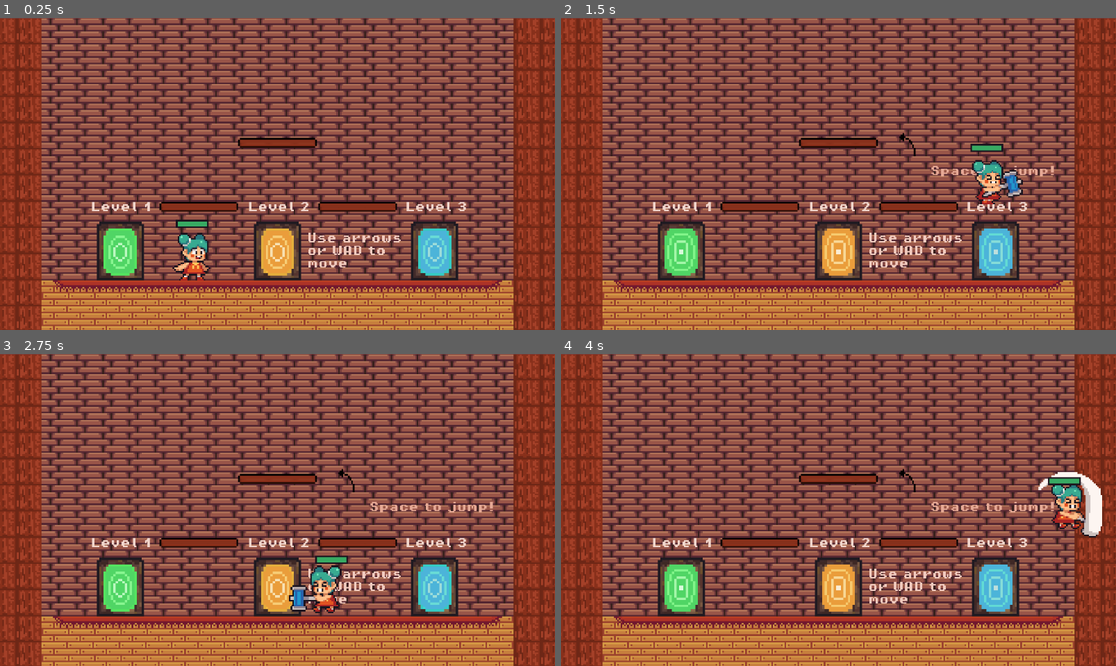
Above: before the commit, frames 1-4 (two rows, left to right).
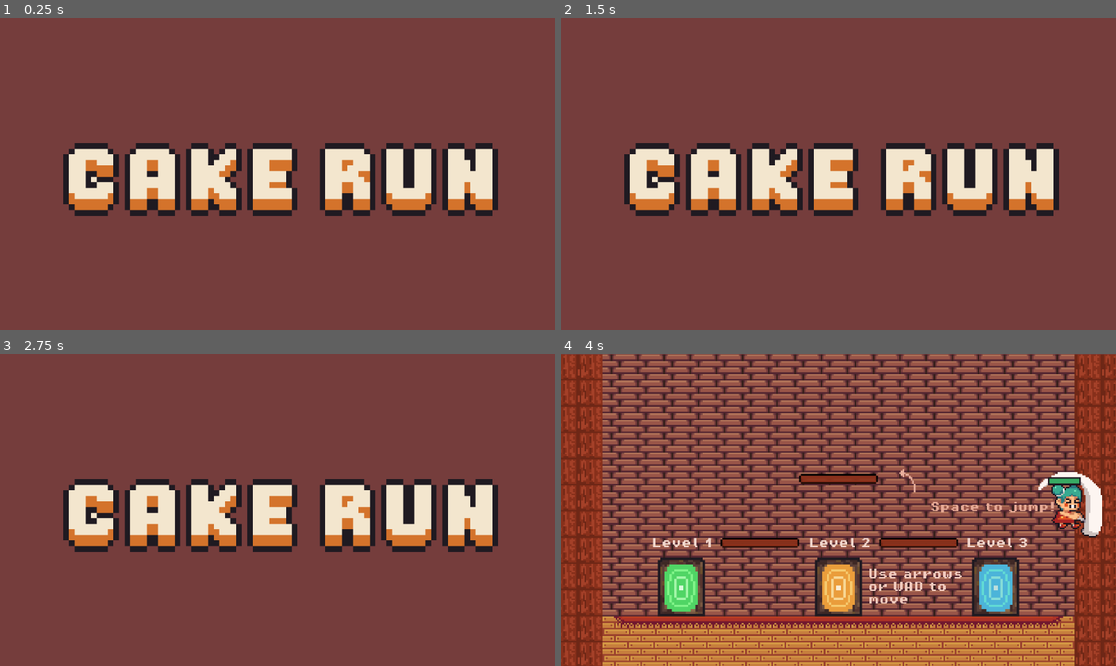
Above: after the commit, the same moments.

Repository: CakeRun/Vaerkstedsuge.github-brug-denne
Game: Godot game, scene res://main_scenes/tutroial_scene/MainTutorialScene.tscn
The game is run twice, just before and just after one commit, with the same random seed, the same clock (stepped at 60 frames per second) and the same inputs.
Inputs:
- Up to frame 1 (0.25 s): no input
- Up to frame 2 (1.5 s): hold D (move_right) from 0.53 s (still down); tap X (attack) at 0.6 s; tap Space (jump) at 0.77 s; tap E (enter) at 1.35 s
- Up to frame 3 (2.75 s): tap Space (jump) at 1.52 s; release D (move_right) at 2.03 s; hold A (move_left) from 2.03 s (still down); tap X (attack) at 2.1 s
- Up to frame 4 (4 s): release A (move_left) at 2.78 s; hold D (move_right) from 2.78 s (still down); tap E (enter) at 2.85 s; tap Space (jump) at 3.02, 3.77 s; tap X (attack) at 3.6 s

The runs differ from the first frame. In frame 1, 89% of the frame differs, in the area x 0-100%, y 0-100%; in frame 2, 89%; in frame 3, 89%; in frame 4, less than 0.1%.

Commit message:
tutorial_scene_start titel + lidt detaljer

Diff:
--- a/GoDot/main_scenes/tutroial_scene/MainTutorialScene.tscn
+++ b/GoDot/main_scenes/tutroial_scene/MainTutorialScene.tscn
@@ -12,6 +12,7 @@
 [ext_resource type="AudioStream" uid="uid://bgxs2yi0mjy8f" path="res://audio/Dreamy.wav" id="9_qfy2q"]
 [ext_resource type="PackedScene" uid="uid://dh8bp7kym6e2q" path="res://platformMainTutorial.tscn" id="10_djpel"]
 [ext_resource type="Texture2D" uid="uid://cr8kcx2n13453" path="res://Graphics/placeholders/arrow.png" id="12_ga3gh"]
+[ext_resource type="Texture2D" uid="uid://cn4ijej0gfw3i" path="res://Graphics/start_game_name.png" id="13_o5vck"]
 
 [sub_resource type="TileSetAtlasSource" id="TileSetAtlasSource_80res"]
 texture = ExtResource("1_djclk")
@@ -5858,6 +5859,67 @@
 [sub_resource type="RectangleShape2D" id="RectangleShape2D_6b4sd"]
 size = Vector2(56, 71)
 
+[sub_resource type="Animation" id="Animation_dm2c8"]
+resource_name = "disepear"
+length = 3.5
+tracks/0/type = "value"
+tracks/0/imported = false
+tracks/0/enabled = true
+tracks/0/path = NodePath(".:color")
+tracks/0/interp = 1
+tracks/0/loop_wrap = true
+tracks/0/keys = {
+"times": PackedFloat32Array(2.8, 3.4),
+"transitions": PackedFloat32Array(1, 1),
+"update": 0,
+"values": [Color(0.458824, 0.239216, 0.235294, 1), Color(0.458824, 0.239216, 0.235294, 0)]
+}
+tracks/1/type = "value"
+tracks/1/imported = false
+tracks/1/enabled = true
+tracks/1/path = NodePath("Sprite2D:modulate")
+tracks/1/interp = 1
+tracks/1/loop_wrap = true
+tracks/1/keys = {
+"times": PackedFloat32Array(2.8, 3.4),
+"transitions": PackedFloat32Array(1, 1),
+"update": 0,
+"values": [Color(1, 1, 1, 1), Color(1, 1, 1, 0)]
+}
+
+[sub_resource type="Animation" id="Animation_scrpl"]
+length = 0.001
+tracks/0/type = "value"
+tracks/0/imported = false
+tracks/0/enabled = true
+tracks/0/path = NodePath(".:color")
+tracks/0/interp = 1
+tracks/0/loop_wrap = true
+tracks/0/keys = {
+"times": PackedFloat32Array(0),
+"transitions": PackedFloat32Array(1),
+"update": 0,
+"values": [Color(0.458824, 0.239216, 0.235294, 1)]
+}
+tracks/1/type = "value"
+tracks/1/imported = false
+tracks/1/enabled = true
+tracks/1/path = NodePath("Sprite2D:modulate")
+tracks/1/interp = 1
+tracks/1/loop_wrap = true
+tracks/1/keys = {
+"times": PackedFloat32Array(0),
+"transitions": PackedFloat32Array(1),
+"update": 0,
+"values": [Color(1, 1, 1, 1)]
+}
+
+[sub_resource type="AnimationLibrary" id="AnimationLibrary_i6eaa"]
+_data = {
+"RESET": SubResource("Animation_scrpl"),
+"disepear": SubResource("Animation_dm2c8")
+}
+
 [node name="Main" type="Node2D"]
 position = Vector2(-9, -7)
 script = ExtResource("1_0yw30")
@@ -6097,6 +6159,30 @@
 position = Vector2(38, -80)
 texture = ExtResource("12_ga3gh")
 
+[node name="titel_start" type="Node" parent="."]
+
+[node name="ColorRect" type="ColorRect" parent="titel_start"]
+z_index = 2
+offset_left = -511.0
+offset_top = -331.0
+offset_right = 487.0
+offset_bottom = 193.0
+color = Color(0.458824, 0.239216, 0.235294, 1)
+
+[node name="Sprite2D" type="Sprite2D" parent="titel_start/ColorRect"]
+z_index = 3
+position = Vector2(504, 262)
+scale = Vector2(3.40237, 3.40237)
+texture = ExtResource("13_o5vck")
+region_enabled = true
+region_rect = Rect2(0, 0, 80.0449, 14.7967)
+
+[node name="AnimationPlayer" type="AnimationPlayer" parent="titel_start/ColorRect"]
+libraries = {
+"": SubResource("AnimationLibrary_i6eaa")
+}
+autoplay = "disepear"
+
 [connection signal="body_entered" from="Doors/DoorOrange/area2D_orange_main" to="Doors/DoorOrange" method="_on_area_2d_orange_main_body_entered"]
 [connection signal="body_exited" from="Doors/DoorOrange/area2D_orange_main" to="Doors/DoorOrange" method="_on_area_2d_orange_main_body_exited"]
 [connection signal="body_entered" from="Doors/DoorGreen/area2D_green_main" to="Doors/DoorGreen" method="_on_area_2d_green_main_body_entered"]
Binary file changed: GoDot/Graphics/placeholders/arrow.png
Binary file added: GoDot/Graphics/start_game_name.png
Not shown, added: GoDot/Graphics/start_game_name.png.import
Not shown: 1 places in GoDot/main_scenes/tutroial_scene/MainTutorialScene.tscn that only renumber resources
Not shown, added: GoDot/Graphics/placeholders/arrow.png~
